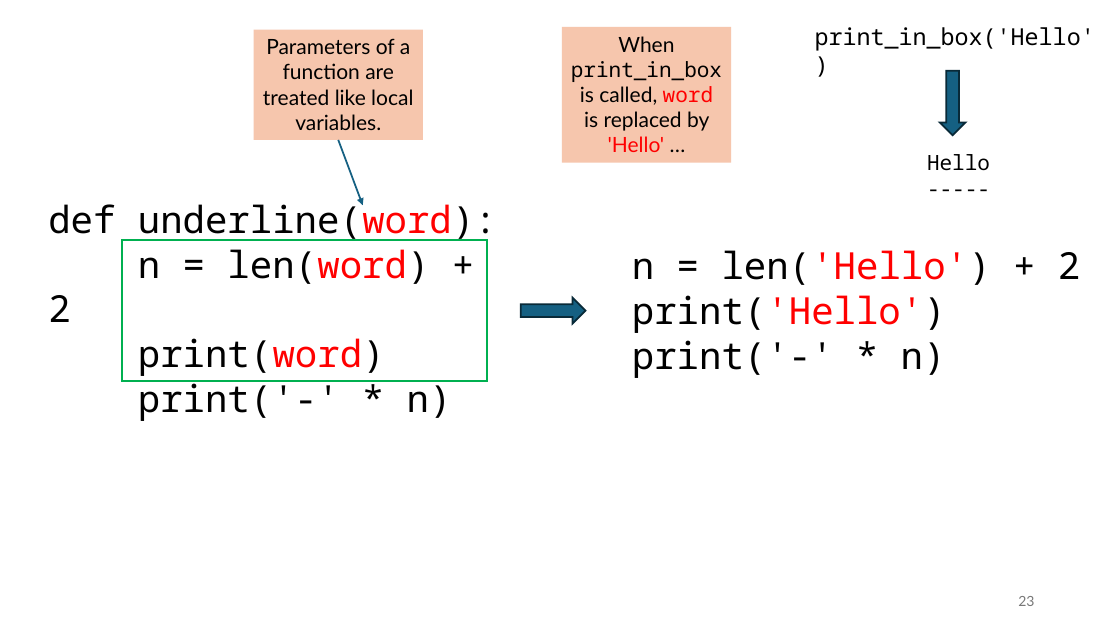
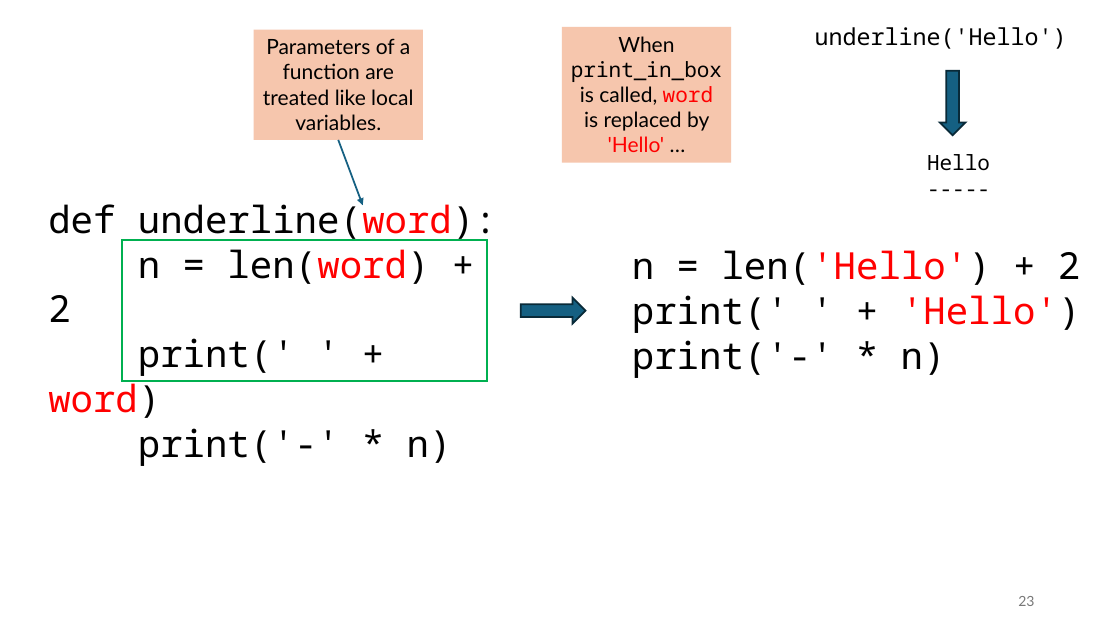
Before and after one commit to tjd1234/cmpt120spring2026, a slide deck: slide 23 of lecture_notes/chapter3/chapter3.pptx. Drawn at 1120x630 pixels with LibreOffice and Linux fonts; fonts in the diff are those of the drawing. Boxes give left, top, right and bottom in pixels: in the first picture for what was removed or moved away, otherwise in the second. Text is boxed around its words. In the diff, an @@ line names an element or a change of style, - is before the commit and + after.

```diff
--- a/lecture_notes/chapter3/chapter3.pptx
+++ b/lecture_notes/chapter3/chapter3.pptx
@@ text at <box>815,27,1067,49</box>: text changed @@
-print_in_box('Hello')
+underline('Hello')
@@ text at <box>632,295,1080,333</box>: text changed @@
-print('Hello')
+print(' ' + 'Hello')
@@ text at <box>48,338,295,418</box>: text changed @@
-print(word)
+print(' ' + word)
```
Also in this commit, not shown: 12 other slides changed, 27 other files.
